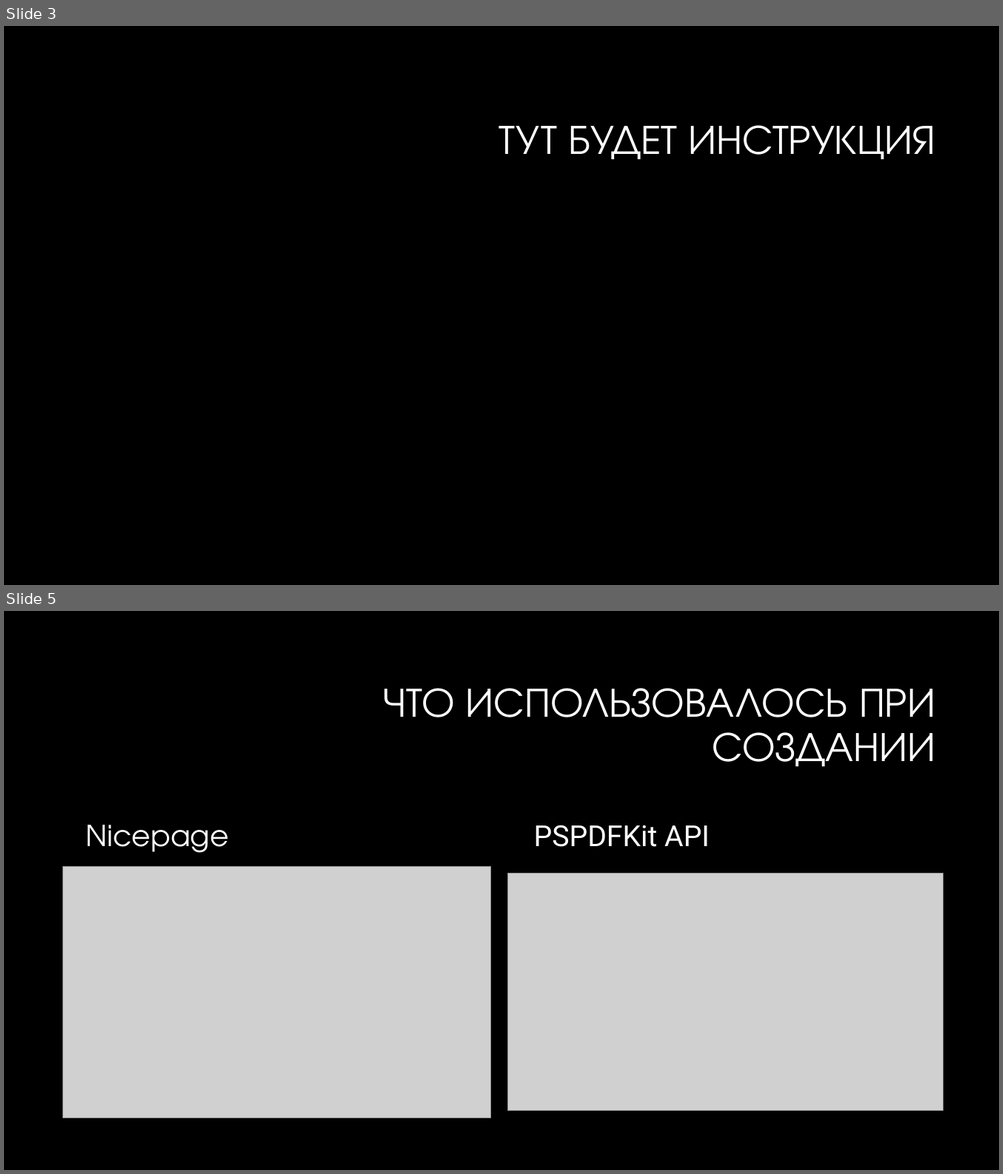
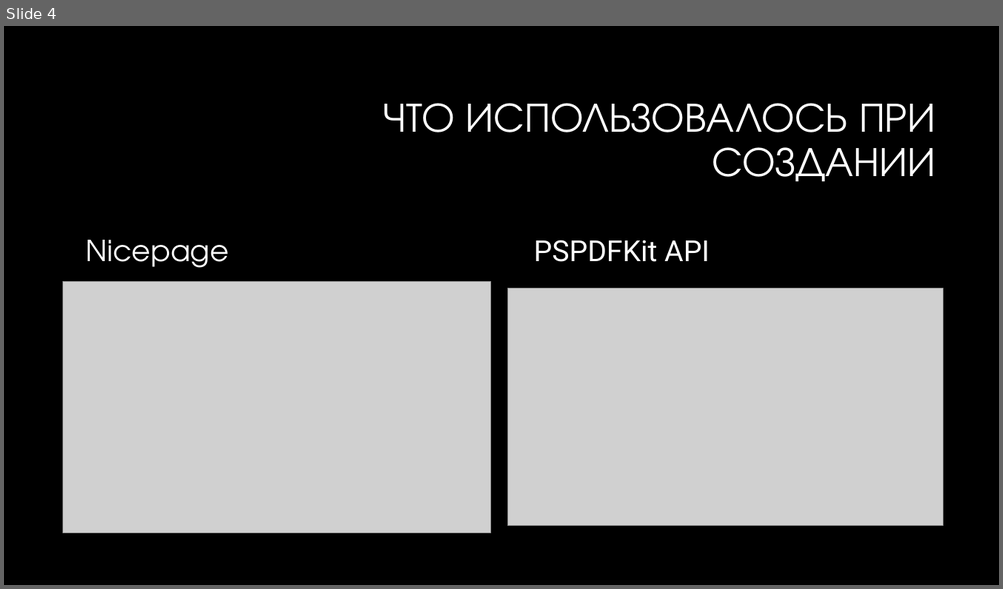
Before and after one commit to FirendEndlire/File_Senior, a slide deck: INFORMATION_FOR_PEOPLE/File Senior(название мб поменяем).pptx. Shown one above the other, each under a label of ours: slides 3 and 5 before the commit, slide 4 after it; the slides between them are not shown. The pictures are 1003x1174 and 1003x589 pixels, drawn with LibreOffice and Linux fonts; fonts in the diff are those of the drawing; grey boxes stand for pictures; background and template pictures are left out. Boxes give left, top, right and bottom in pixels: in the first picture for what was removed or moved away, otherwise in the second. Text is boxed around its words. In the diff, an @@ line names an element or a change of style, - is before the commit and + after.

```diff
--- a/INFORMATION_FOR_PEOPLE/File Senior(название мб поменяем).pptx
+++ b/INFORMATION_FOR_PEOPLE/File Senior(название мб поменяем).pptx
@@ slide 3 removed at (4, 26, 999, 585), background #000000 @@
@@ title removed at (498, 125, 935, 160) @@
-ТУТ БУДЕТ ИНСТРУКЦИЯ
@@ what was slide 5 is now slide 4 @@
```
Also in this commit, not shown: 2 slides changed, 1 slide added, 1 other slide removed, 1 other file.
